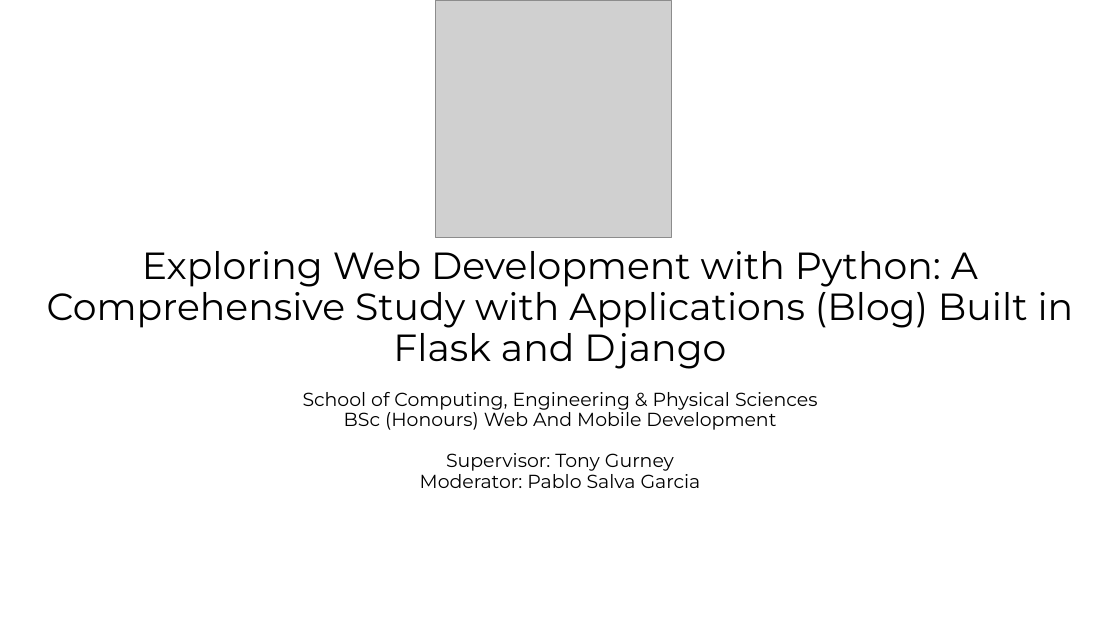
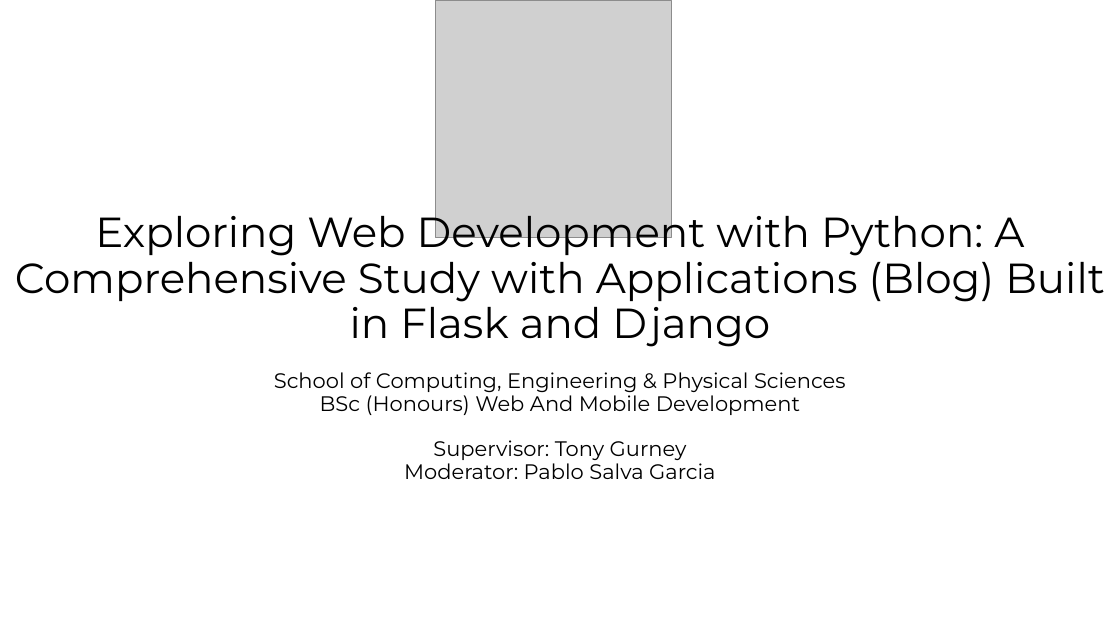
Before and after one commit to jgongala/Research-Flask-and-Django, a slide deck: slide 1 of Presentation/Exploring Web Development with Python.pptx. Drawn at 1120x630 pixels with LibreOffice and Linux fonts; fonts in the diff are those of the drawing; grey boxes stand for pictures. Boxes give left, top, right and bottom in pixels: in the first picture for what was removed or moved away, otherwise in the second. Text is boxed around its words. In the diff, an @@ line names an element or a change of style, - is before the commit and + after.

```diff
--- a/Presentation/Exploring Web Development with Python.pptx
+++ b/Presentation/Exploring Web Development with Python.pptx
@@ title "Exploring Web Development with Python: ..." at box(15, 206, 1105, 479): size 32.4 to 36 pt in "Exploring Web Development with Python: A Comprehensive ..."; size 16.2 to 18 pt in "School of Computing, Engineering & Physical Sciences ..." @@
```
Also in this commit, not shown: 1 other slide changed, 1 slide added, 1 other file.
